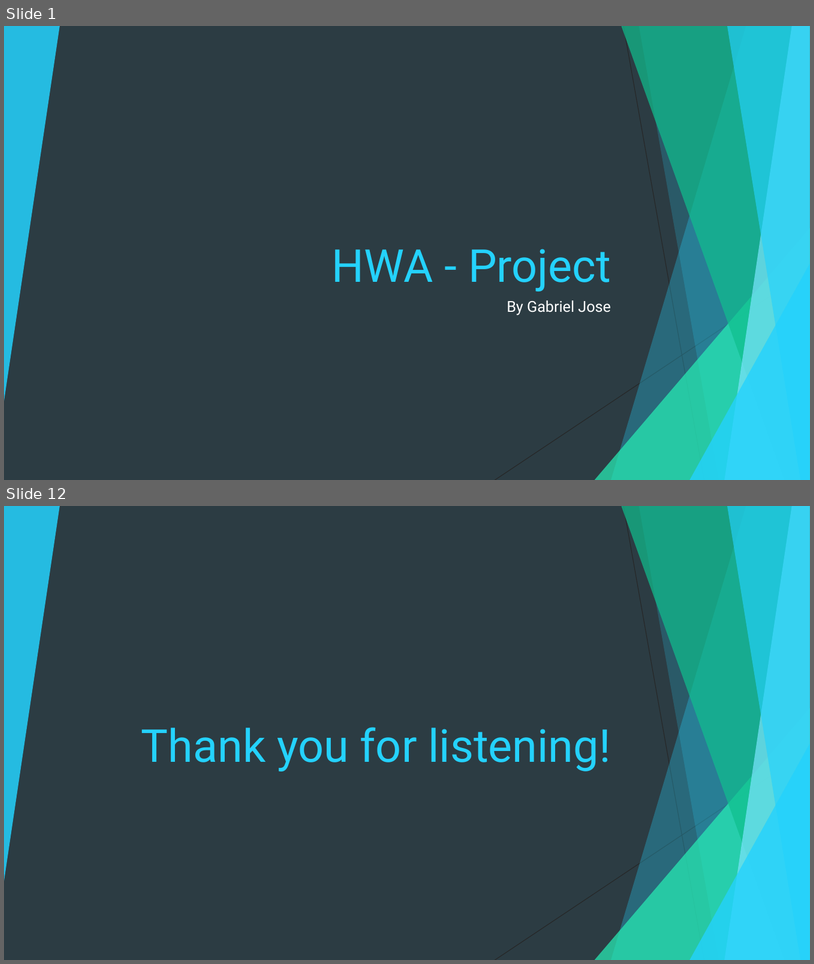
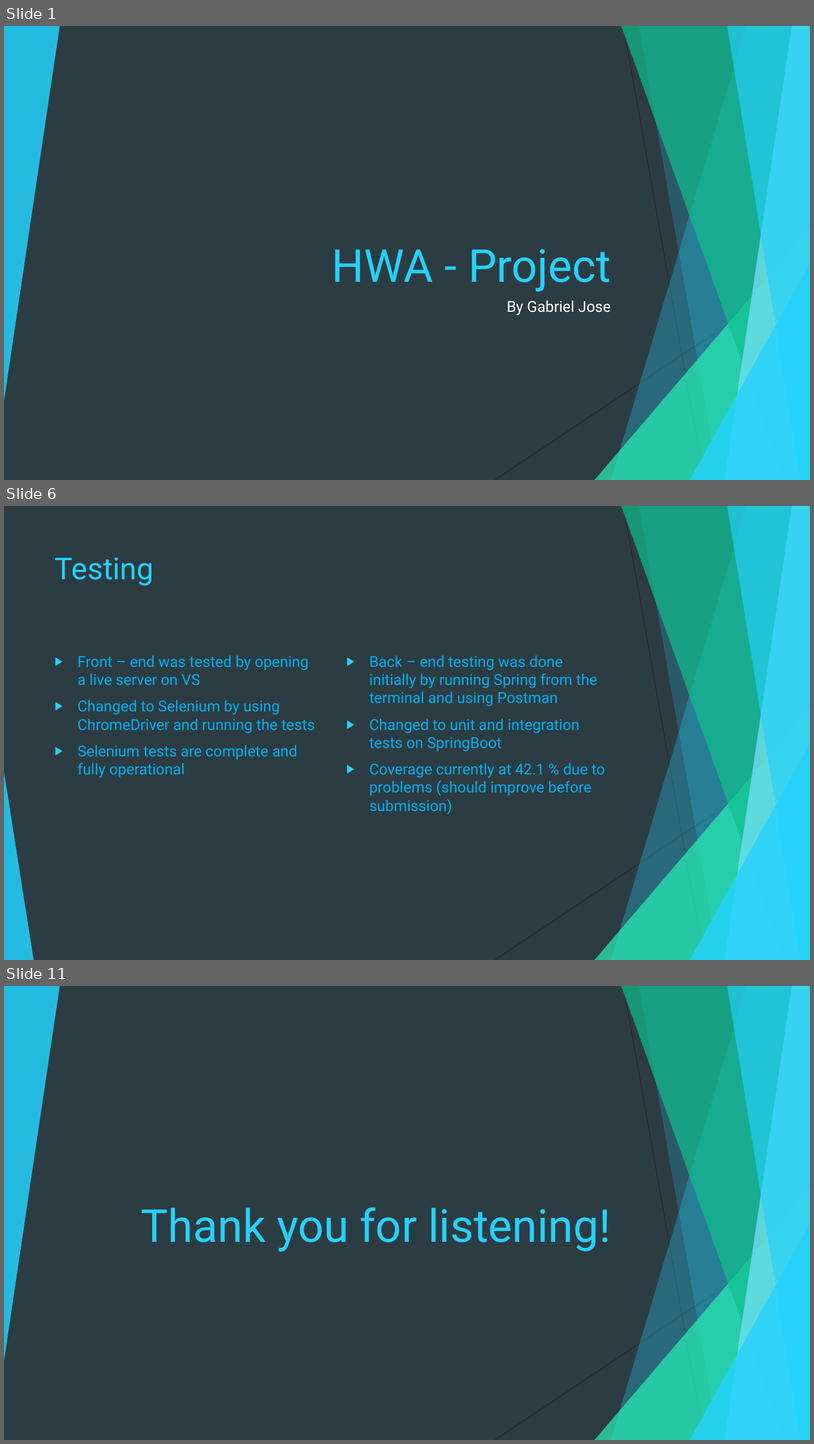
Before and after one commit to gabejose/HWA-Project, a slide deck: docs/HWA Presentation.pptx. Shown one above the other, each under a label of ours: slides 1 and 12 before the commit, slides 1, 6 and 11 after it; the slides between them are not shown. The pictures are 814x964 and 814x1444 pixels, drawn with LibreOffice and Linux fonts; fonts in the diff are those of the drawing. Boxes give left, top, right and bottom in pixels: in the first picture for what was removed or moved away, otherwise in the second. Text is boxed around its words. In the diff, an @@ line names an element or a change of style, - is before the commit and + after.

```diff
--- a/docs/HWA Presentation.pptx
+++ b/docs/HWA Presentation.pptx
@@ slide 6 added at <box>4,506,810,960</box>, background #2C3C43; not listed: 9 template elements that a slide beside it also shows @@
@@ title added at <box>55,557,154,586</box>, 36 pt, text #24D2FD @@
+Testing
@@ text added at <box>78,655,315,778</box>, 18 pt, text #00B0F0 @@
+▶ Front – end was tested by opening a live server on VS
+▶ Changed to Selenium by using ChromeDriver and running the tests
+▶ Selenium tests are complete and fully operational
@@ text added at <box>369,655,605,814</box>, 18 pt, text #00B0F0 @@
+▶ Back – end testing was done initially by running Spring from the terminal and using Postman
+▶ Changed to unit and integration tests on SpringBoot
+▶ Coverage currently at 42.1 % due to problems (should improve before submission)
@@ triangle added at <box>4,772,33,960</box>, fill #24D2FD at 85% opacity @@
@@ what was slide 12 is now slide 11 @@
```
Also in this commit, not shown: 6 slides changed, 2 other slides added, 4 slides removed, 19 other files.
